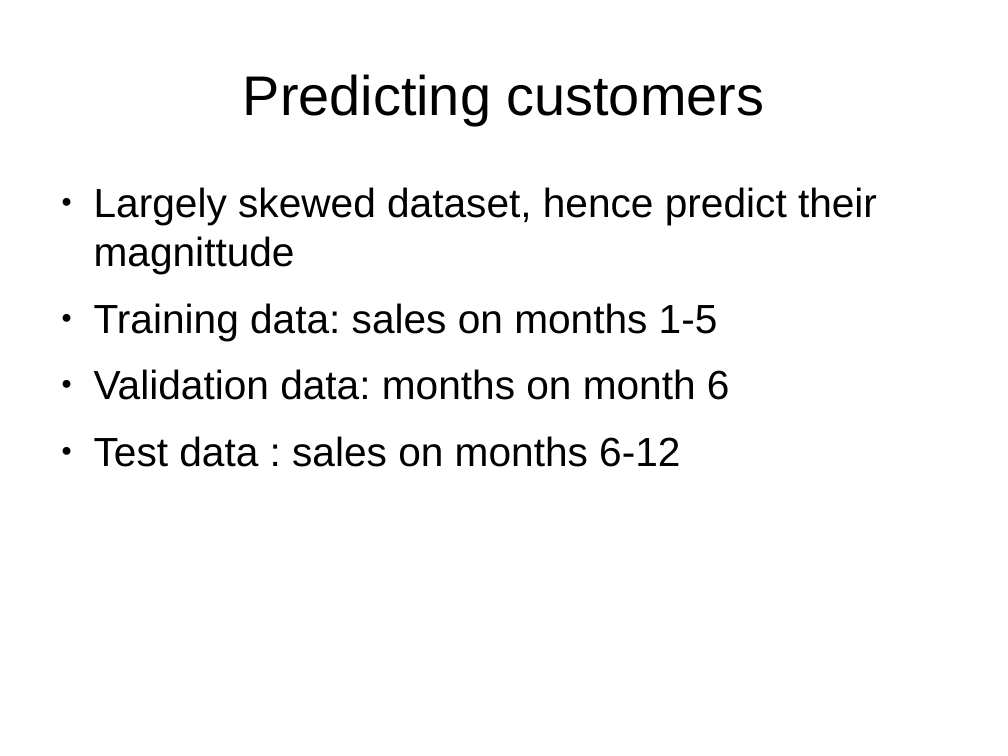
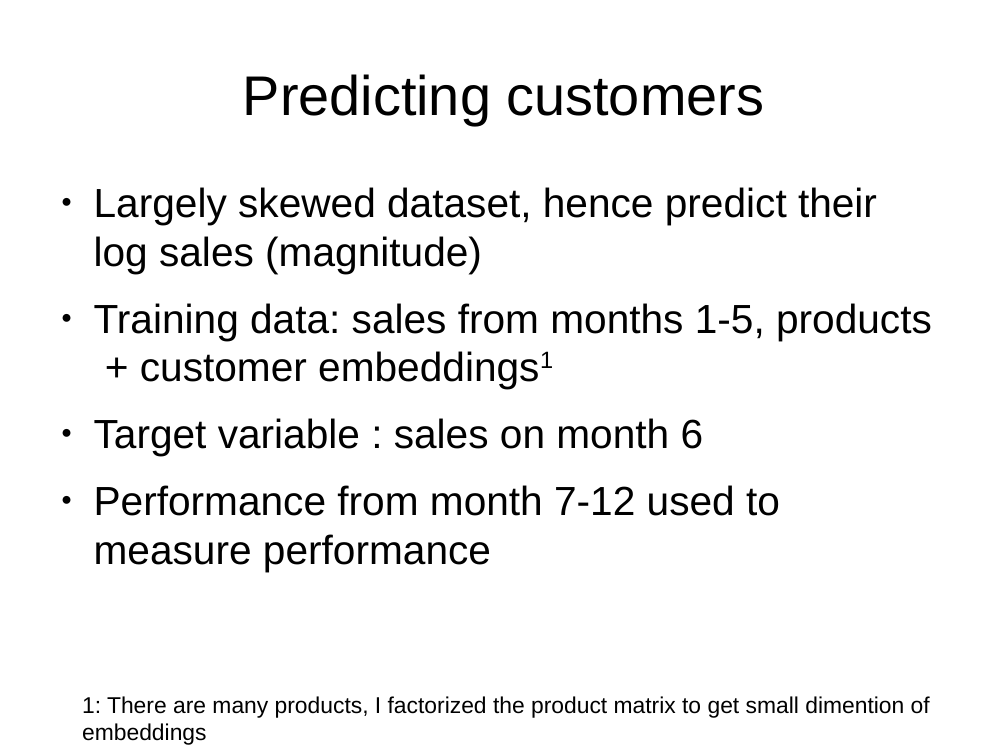
Before and after one commit to leexa90/E-commece-Data-Science, a slide deck: slide 5 of Present.odp. Drawn at 1008x756 pixels with LibreOffice and Linux fonts; fonts in the diff are those of the drawing. Boxes give left, top, right and bottom in pixels: in the first picture for what was removed or moved away, otherwise in the second. Text is boxed around its words. In the diff, an @@ line names an element or a change of style, - is before the commit and + after.

```diff
--- a/Present.odp
+++ b/Present.odp
@@ text at <box>94,187,932,571</box>: text changed @@
-● Largely skewed dataset, hence predict their magnittude
-● Training data: sales on months 1-5
-● Validation data: months on month 6
-● Test data : sales on months 6-12
+● Largely skewed dataset, hence predict their log sales (magnitude)
+● Training data: sales from months 1-5, products + customer embeddings1
+● Target variable : sales on month 6
+● Performance from month 7-12 used to measure performance
@@ text added at <box>82,696,930,745</box>, 18 pt, text #000000 @@
+1: There are many products, I factorized the product matrix to get small dimention of embeddings
```
Also in this commit, not shown: 1 other slide changed, 1 slide added, 1 slide removed, 2 other files.
